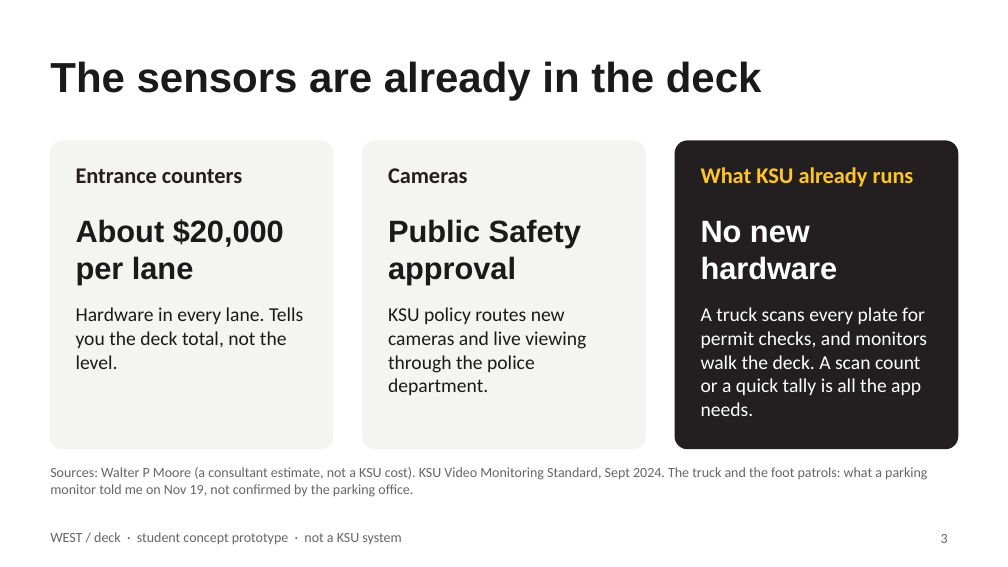
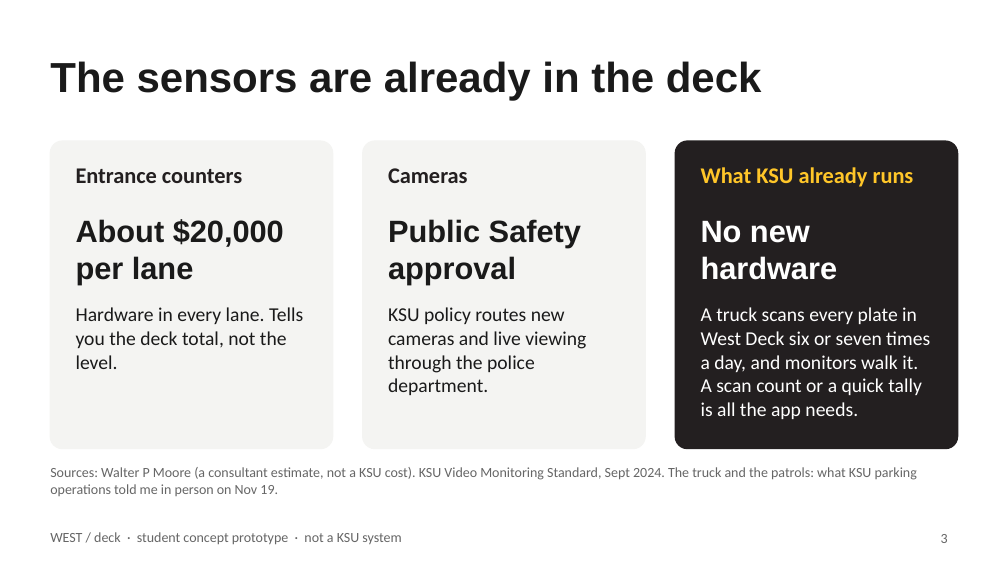
Before and after one commit to boots59/park.ai, a slide deck: slide 3 of submission/WEST-deck-pitch-DRAFT.pptx. Drawn at 1008x567 pixels with LibreOffice and Linux fonts; fonts in the diff are those of the drawing. Boxes give left, top, right and bottom in pixels: in the first picture for what was removed or moved away, otherwise in the second. Text is boxed around its words. In the diff, an @@ line names an element or a change of style, - is before the commit and + after.

```diff
--- a/submission/WEST-deck-pitch-DRAFT.pptx
+++ b/submission/WEST-deck-pitch-DRAFT.pptx
@@ text at [701, 307, 930, 419]: text changed @@
-A truck scans every plate for permit checks, and monitors walk the deck. A scan count or a quick tally is all the app needs.
+A truck scans every plate in West Deck six or seven times a day, and monitors walk it. A scan count or a quick tally is all the app needs.
@@ text at [50, 467, 917, 496]: text changed @@
-Sources: Walter P Moore (a consultant estimate, not a KSU cost). KSU Video Monitoring Standard, Sept 2024. The truck and the foot patrols: what a parking monitor told me on Nov 19, not confirmed by the parking office.
+Sources: Walter P Moore (a consultant estimate, not a KSU cost). KSU Video Monitoring Standard, Sept 2024. The truck and the patrols: what KSU parking operations told me in person on Nov 19.
```
Also in this commit, not shown: 1 other slide changed, 9 other files.
